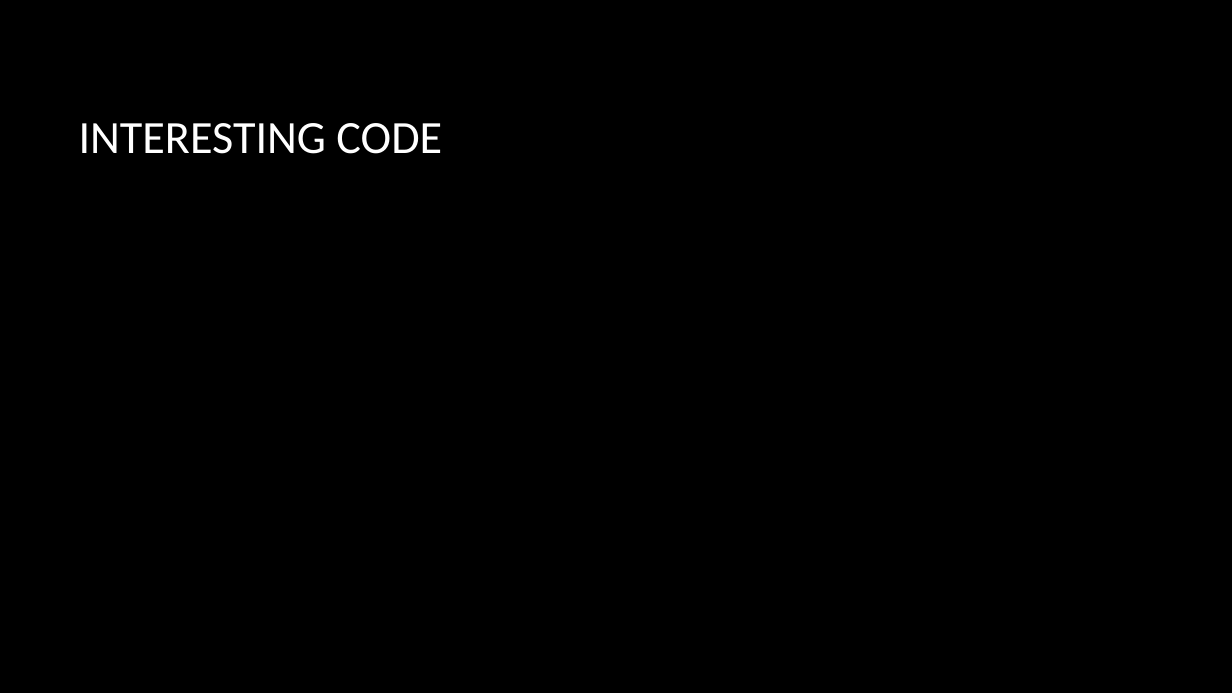
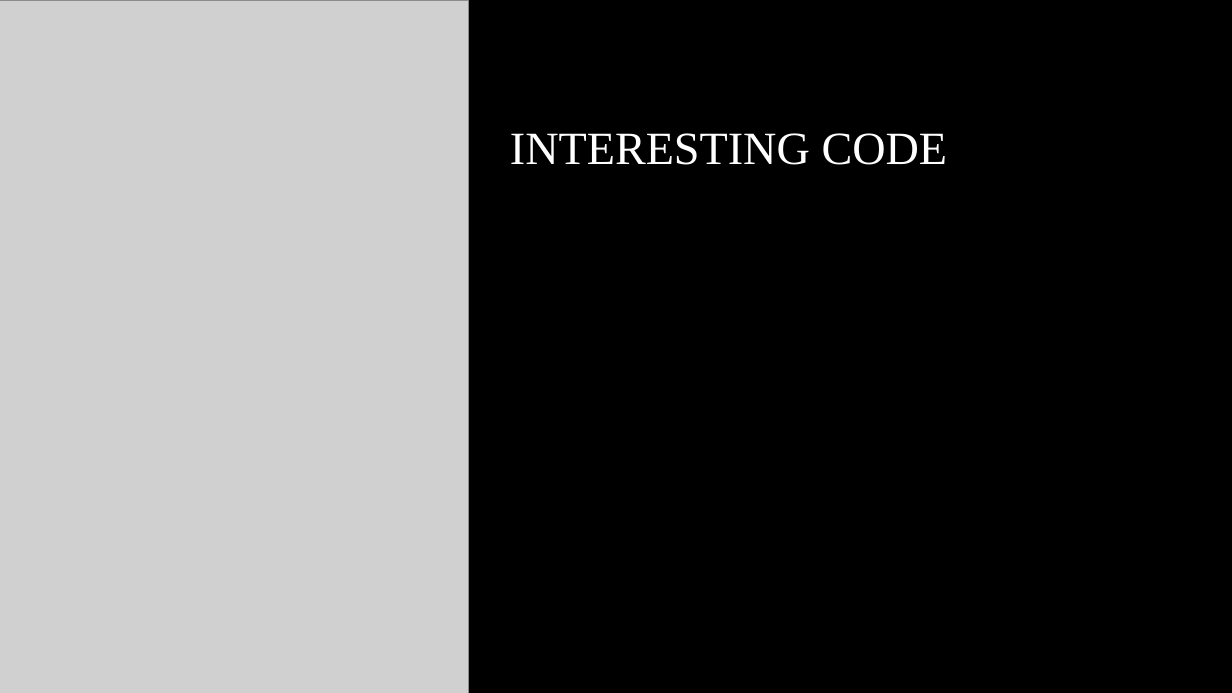
Before and after one commit to leviathansun/SystemVerilogMatrixMultiplicationExecutionEngine, a slide deck: slide 5 of LTS25HDLPresentation.pptx. Drawn at 1232x693 pixels with LibreOffice and Linux fonts; fonts in the diff are those of the drawing; grey boxes stand for pictures; background and template pictures are left out. Boxes give left, top, right and bottom in pixels: in the first picture for what was removed or moved away, otherwise in the second. Text is boxed around its words. In the diff, an @@ line names an element or a change of style, - is before the commit and + after.

```diff
--- a/LTS25HDLPresentation.pptx
+++ b/LTS25HDLPresentation.pptx
@@ picture added at (0,0,469,693) @@
@@ title "INTERESTING CODE": place and size @@
-title "INTERESTING CODE" at (79,123,442,154)
+title "INTERESTING CODE" at (510,133,948,165)
@@ title "INTERESTING CODE" at (510,133,948,165): font Calibri to Times New Roman @@
```
Also in this commit, not shown: 5 other slides changed.
